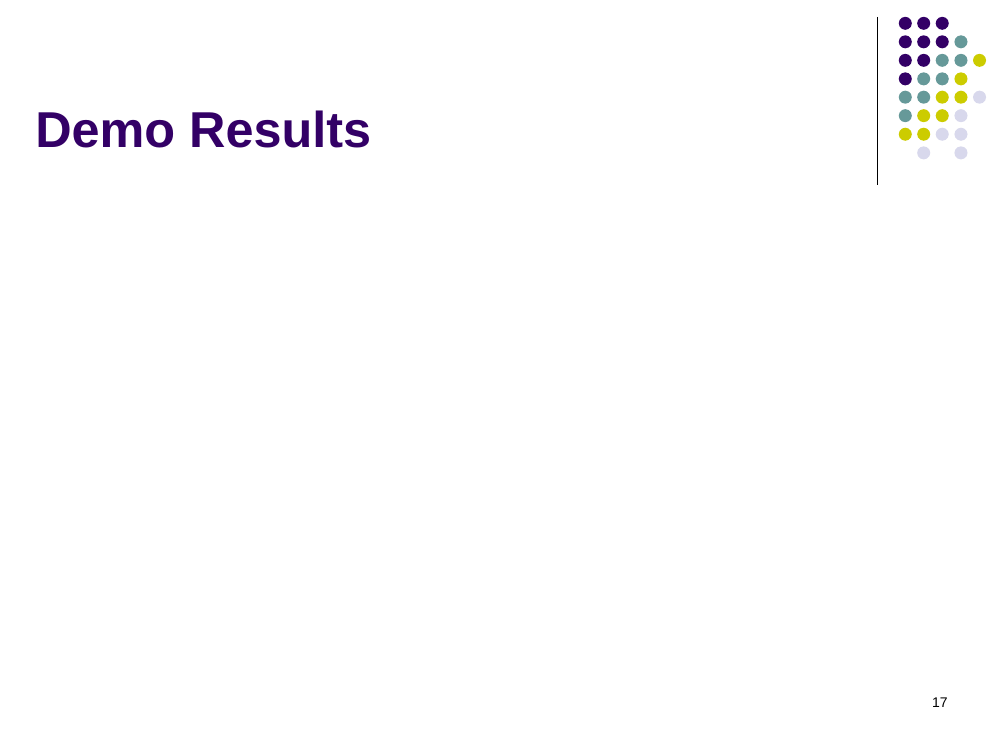
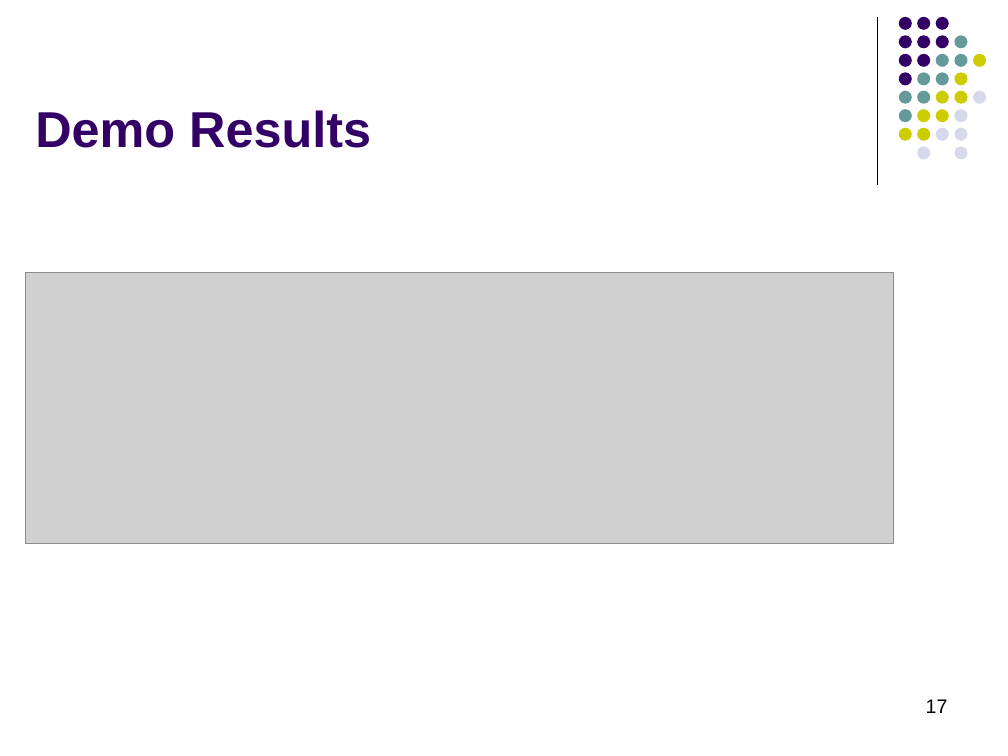
Before and after one commit to g-yotam/AutoBot-Parking, a slide deck: slide 17 of ECE2031Presentation.pptx. Drawn at 1008x756 pixels with LibreOffice and Linux fonts; fonts in the diff are those of the drawing; grey boxes stand for pictures. Boxes give left, top, right and bottom in pixels: in the first picture for what was removed or moved away, otherwise in the second. Text is boxed around its words. In the diff, an @@ line names an element or a change of style, - is before the commit and + after.

Commit message:
final presentation

```diff
--- a/ECE2031Presentation.pptx
+++ b/ECE2031Presentation.pptx
@@ picture added at <box>25,272,893,543</box> @@
@@ page number at <box>926,699,948,713</box>: size 10 to 14 pt @@
```
Also in this commit, not shown: 1 other slide changed.
